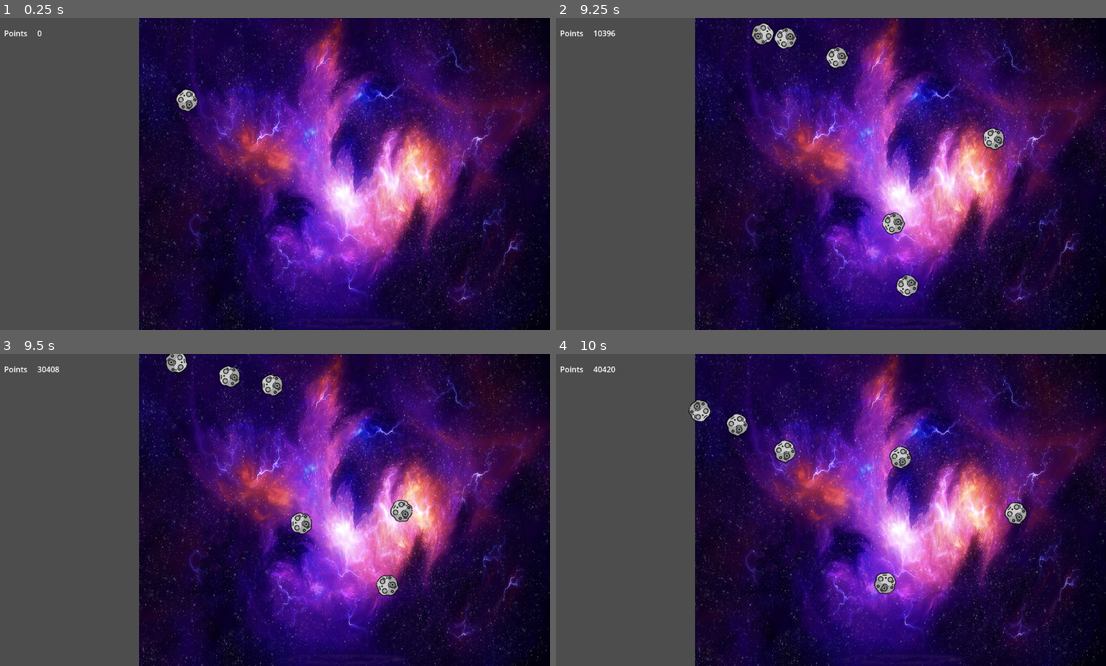
Above: before the commit, frames 1-4 (two rows, left to right).
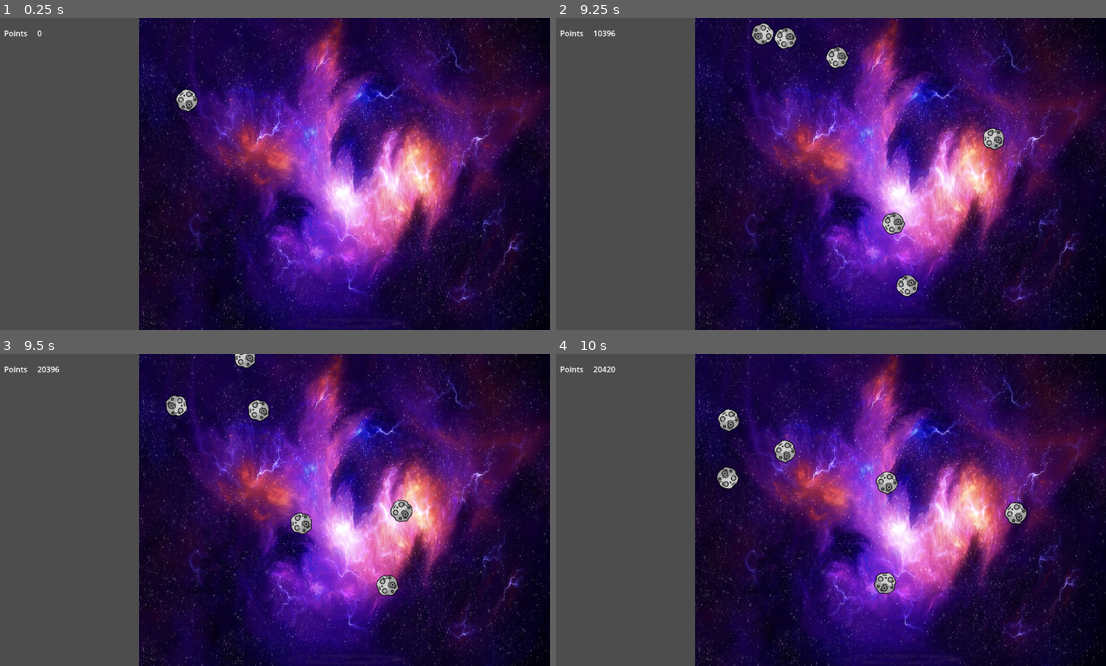
Above: after the commit, the same moments.

Repository: Niksune/Baby-Evolve-Minigame
Game: Godot game, scene res://Scenes/Game/Game.tscn
The game is run twice, just before and just after one commit, with the same random seed, the same clock (stepped at 60 frames per second) and the same inputs.
Inputs:
- Up to frame 1 (0.25 s): no input
- Up to frame 2 (9.25 s): click "Double Wall Bounce : 5 pts" at 2 s; click "Ajoute Une Balle : 20 pts" at 3.5 s; click "Double Wall Bounce : 50 pts" at 4.25 s; click "Ajoute Une Balle : 50 pts" at 5 s; click "Triple Wall Bounce : 100 pts" at 5.75 s; click "Ajoute Trois Balles : 100 pts" at 6.5 s; click "Activer le BONK : 500 pts" at 7.25 s
- Up to frame 3 (9.5 s): no input
- Up to frame 4 (10 s): no input

Frames 1-2 are identical in both runs. In frame 3, 1.3% of the frame differs, in the area x 6-52%, y 0-22%; in frame 4, 1.2%.

Commit message:
Real real tested finally bonk physics fixed !

Diff:
--- a/Scenes/Ball/Ball.gd
+++ b/Scenes/Ball/Ball.gd
@@ -1,5 +1,7 @@
 extends CharacterBody2D
 class_name Ball
+
+@export var ball_scene = preload("res://Scenes/Ball/Ball.tscn")
 
 var speed = 300.0
 var direction := Vector2(1.0,1.0)
@@ -50,42 +52,24 @@
 	var collider_name = collider.get_instance_id()
 
 	if(!collision_board.has(collider_name) || collision_board[collider_name] + 0.1 < Time.get_unix_time_from_system()):
-	#if(!collision_board.has(collider_name)):
-		#change_direction(collider)
 		count_bonk(self.get_instance_id(), collider_name)
 		collision_board[collider_name] = Time.get_unix_time_from_system()
 		# And we call the collider to be sure the collision is managed by the two balls
-		print(direction.x," ",direction.y)
-		var dup = self.duplicate(true)
-		print(self)
-		print(dup)
-		#print("dup:",dup.direction.x," ",dup.direction.y)
-
-		collider.bonk_by_colleague(self,self.duplicate())
+		# We have to make this ugly copy (not total, only direction) to give the parameter by value...
+		var copy_ball = ball_scene.instantiate()
+		copy_ball.direction = direction
+		collider.bonk_by_colleague(self,copy_ball)
 
 	mut.unlock()
-
 
 func bonk_by_colleague(collider : Ball, duplicated_colleague):
 	bonk(collider)
 
-	#print(direction.x," ",direction.y)
-	#print("col: ",duplicated_colleague.direction.x," ",duplicated_colleague.direction.y)
-
-	if direction.x <= duplicated_colleague.direction.x:
+	if direction.x != duplicated_colleague.direction.x:
 		direction = Vector2(-direction.x, direction.y)
 
-	if direction.y <= duplicated_colleague.direction.y:
+	if direction.y != duplicated_colleague.direction.y:
 		direction = Vector2(direction.x, -direction.y)
-
-
-func change_direction(collider : Ball):
-	if direction.x <= collider.direction.x:
-		direction = Vector2(-direction.x, direction.y)
-
-	if direction.y <= collider.direction.y:
-		direction = Vector2(direction.x, -direction.y)
-
 
 func count_bonk(name, other_name):
 	var tmp
